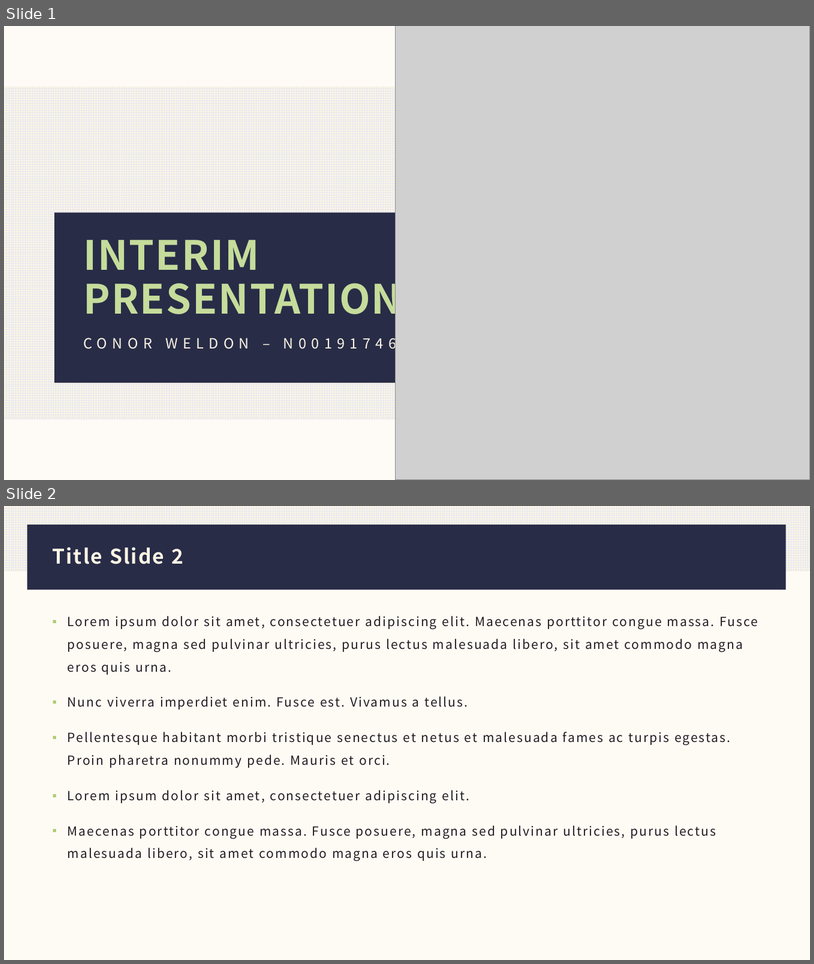
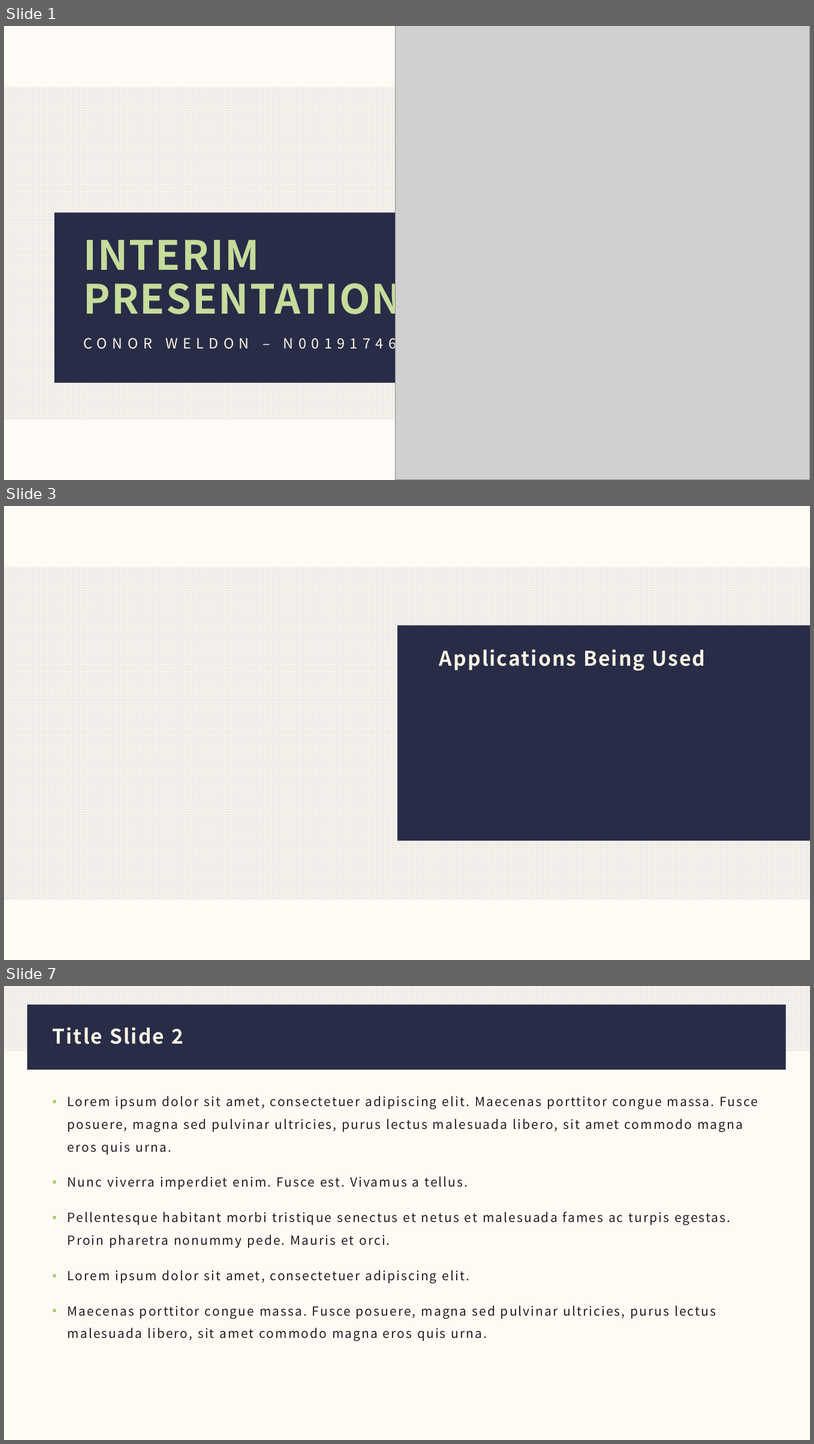
Before and after one commit to IADT-projects/y4-project-ConorWeldon, a slide deck: Docs/Presentation/Presentation.pptx. Shown one above the other, each under a label of ours: slides 1 and 2 before the commit, slides 1, 3 and 7 after it; the slides between them are not shown. The pictures are 814x964 and 814x1444 pixels, drawn with LibreOffice and Linux fonts; fonts in the diff are those of the drawing; grey boxes stand for pictures. Boxes give left, top, right and bottom in pixels: in the first picture for what was removed or moved away, otherwise in the second. Text is boxed around its words. In the diff, an @@ line names an element or a change of style, - is before the commit and + after.

```diff
--- a/Docs/Presentation/Presentation.pptx
+++ b/Docs/Presentation/Presentation.pptx
@@ slide 3 added at [4, 506, 810, 960], background #FCF5E5 at 40% opacity; not listed: 1 template element that a slide beside it also shows @@
@@ rectangle added at [398, 625, 810, 841], fill #282C47 @@
@@ title added at [440, 649, 706, 670], 24 pt, text #FCF5E5, bold @@
+Applications Being Used
@@ what was slide 2 is now slide 7 @@
```
Also in this commit, not shown: 1 slide changed, 11 other slides added.
